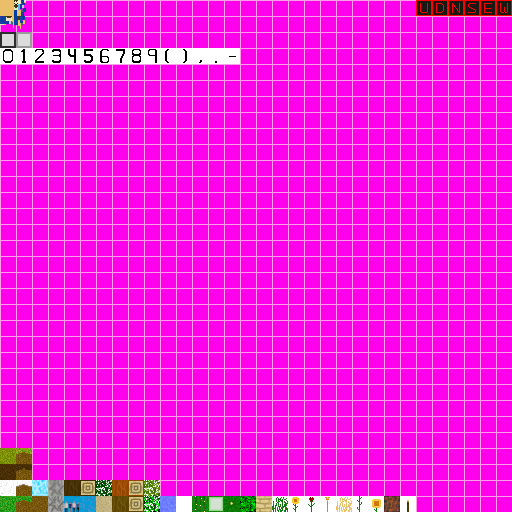
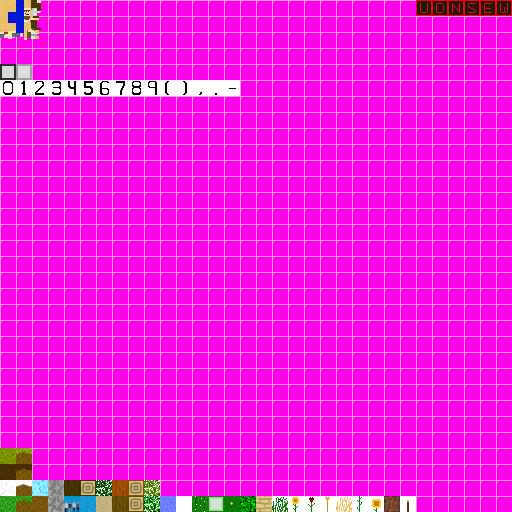
Layered file, before and after one edit (512 x 512). Changes by layer:
renamed "texture.png copy" to "texture.png copy #1", painted on it over (0, 0, 41, 40)
painted on "Pasted Layer" over (0, 32, 240, 96)
